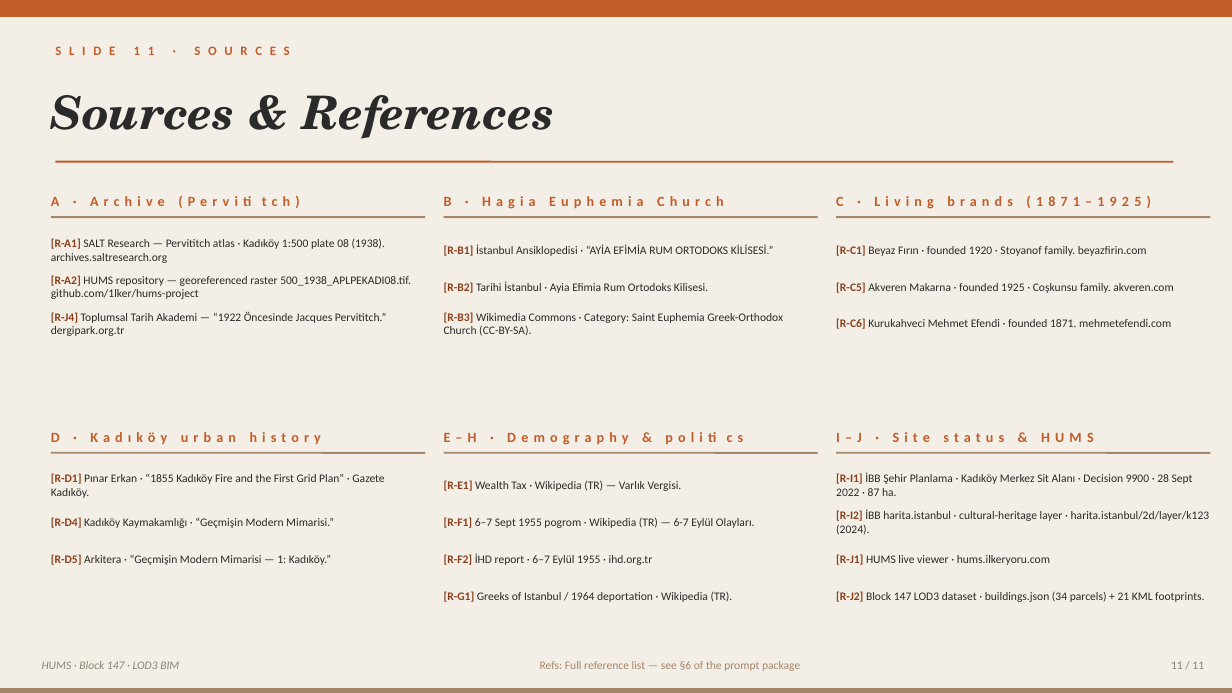
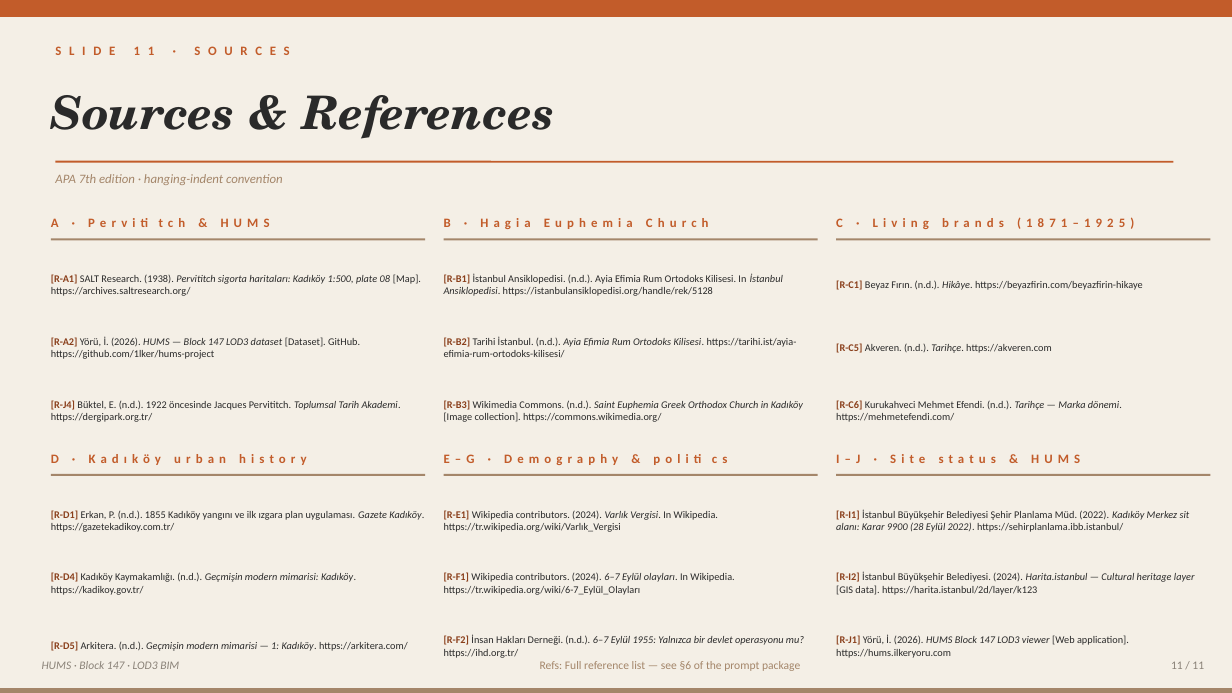
Before and after one commit to 1lker/hums-project, a slide deck: slide 11 of Block147_HUMS_EN.pptx. Drawn at 1232x693 pixels with LibreOffice and Linux fonts; fonts in the diff are those of the drawing. Boxes give left, top, right and bottom in pixels: in the first picture for what was removed or moved away, otherwise in the second. Text is boxed around its words. In the diff, an @@ line names an element or a change of style, - is before the commit and + after.

```diff
--- a/Block147_HUMS_EN.pptx
+++ b/Block147_HUMS_EN.pptx
@@ text added at (x1=55, y1=174, x2=283, y2=185), 10 pt, text #A4866A, italic @@
+APA 7th edition · hanging-indent convention
@@ 4 texts moved together from (x1=51, y1=196, x2=1150, y2=445) to (x1=51, y1=217, x2=1134, y2=465) @@
@@ size 11 to 10 pt in 4 elements at (x1=836, y1=217, x2=1134, y2=229), (x1=51, y1=454, x2=226, y2=465), (x1=836, y1=454, x2=1080, y2=463), (x1=444, y1=218, x2=709, y2=229) @@
@@ text at (x1=51, y1=218, x2=215, y2=345): text changed; size 11 to 10 pt @@
-A · Archive (Pervititch)
+A · Pervititch & HUMS
@@ 6 lines moved together from (x1=51, y1=217, x2=1211, y2=453) to (x1=51, y1=239, x2=1211, y2=475) @@
@@ text at (x1=51, y1=274, x2=421, y2=296): text changed; size 9 to 8 pt @@
-[R-A1] SALT Research — Pervititch atlas · Kadıköy 1:500 plate 08 (1938). archives.saltresearch.org
+[R-A1] SALT Research. (1938). Pervititch sigorta haritaları: Kadıköy 1:500, plate 08 [Map]. https://archives.saltresearch.org/
@@ text at (x1=444, y1=274, x2=783, y2=296): text changed; size 9 to 8 pt @@
-[R-B1] İstanbul Ansiklopedisi · “AYİA EFİMİA RUM ORTODOKS KİLİSESİ.”
+[R-B1] İstanbul Ansiklopedisi. (n.d.). Ayia Efimia Rum Ortodoks Kilisesi. In İstanbul Ansiklopedisi. https://istanbulansiklopedisi.org/handle/rek/5128
@@ text at (x1=836, y1=280, x2=1143, y2=290): text changed; size 9 to 8 pt @@
-[R-C1] Beyaz Fırın · founded 1920 · Stoyanof family. beyazfirin.com
+[R-C1] Beyaz Fırın. (n.d.). Hikâye. https://beyazfirin.com/beyazfirin-hikaye
@@ text at (x1=51, y1=337, x2=360, y2=359): text changed; size 9 to 8 pt @@
-[R-A2] HUMS repository — georeferenced raster 500_1938_APLPEKADI08.tif. github.com/1lker/hums-project
+[R-A2] Yörü, İ. (2026). HUMS — Block 147 LOD3 dataset [Dataset]. GitHub. https://github.com/1lker/hums-project
@@ text at (x1=444, y1=337, x2=797, y2=357): text changed; size 9 to 8 pt @@
-[R-B2] Tarihi İstanbul · Ayia Efimia Rum Ortodoks Kilisesi.
+[R-B2] Tarihi İstanbul. (n.d.). Ayia Efimia Rum Ortodoks Kilisesi. https://tarihi.ist/ayia-efimia-rum-ortodoks-kilisesi/
@@ text at (x1=836, y1=343, x2=1052, y2=353): text changed; size 9 to 8 pt @@
-[R-C5] Akveren Makarna · founded 1925 · Coşkunsu family. akveren.com
+[R-C5] Akveren. (n.d.). Tarihçe. https://akveren.com
@@ text at (x1=51, y1=400, x2=401, y2=422): text changed; size 9 to 8 pt @@
-[R-J4] Toplumsal Tarih Akademi — “1922 Öncesinde Jacques Pervititch.” dergipark.org.tr
+[R-J4] Büktel, E. (n.d.). 1922 öncesinde Jacques Pervititch. Toplumsal Tarih Akademi. https://dergipark.org.tr/
@@ text at (x1=444, y1=400, x2=803, y2=422): text changed; size 9 to 8 pt @@
-[R-B3] Wikimedia Commons · Category: Saint Euphemia Greek-Orthodox Church (CC-BY-SA).
+[R-B3] Wikimedia Commons. (n.d.). Saint Euphemia Greek Orthodox Church in Kadıköy [Image collection]. https://commons.wikimedia.org/
@@ text at (x1=836, y1=400, x2=1122, y2=422): text changed; size 9 to 8 pt @@
-[R-C6] Kurukahveci Mehmet Efendi · founded 1871. mehmetefendi.com
+[R-C6] Kurukahveci Mehmet Efendi. (n.d.). Tarihçe — Marka dönemi. https://mehmetefendi.com/
@@ text at (x1=444, y1=454, x2=618, y2=465): text changed; size 11 to 10 pt @@
-E–H · Demography & politics
+E–G · Demography & politics
@@ text at (x1=836, y1=509, x2=1190, y2=532): text changed; size 9 to 8 pt @@
-[R-I1] İBB Şehir Planlama · Kadıköy Merkez Sit Alanı · Decision 9900 · 28 Sept 2022 · 87 ha.
+[R-I1] İstanbul Büyükşehir Belediyesi Şehir Planlama Müd. (2022). Kadıköy Merkez sit alanı: Karar 9900 (28 Eylül 2022). https://sehirplanlama.ibb.istanbul/
@@ text at (x1=51, y1=510, x2=424, y2=532): text changed; size 9 to 8 pt @@
-[R-D1] Pınar Erkan · “1855 Kadıköy Fire and the First Grid Plan” · Gazete Kadıköy.
+[R-D1] Erkan, P. (n.d.). 1855 Kadıköy yangını ve ilk ızgara plan uygulaması. Gazete Kadıköy. https://gazetekadikoy.com.tr/
@@ text at (x1=444, y1=510, x2=718, y2=532): text changed; size 9 to 8 pt @@
-[R-E1] Wealth Tax · Wikipedia (TR) — Varlık Vergisi.
+[R-E1] Wikipedia contributors. (2024). Varlık Vergisi. In Wikipedia. https://tr.wikipedia.org/wiki/Varlık_Vergisi
@@ text at (x1=51, y1=572, x2=356, y2=595): text changed; size 9 to 8 pt @@
-[R-D4] Kadıköy Kaymakamlığı · “Geçmişin Modern Mimarisi.”
+[R-D4] Kadıköy Kaymakamlığı. (n.d.). Geçmişin modern mimarisi: Kadıköy. https://kadikoy.gov.tr/
@@ text at (x1=444, y1=572, x2=734, y2=595): text changed; size 9 to 8 pt @@
-[R-F1] 6–7 Sept 1955 pogrom · Wikipedia (TR) — 6-7 Eylül Olayları.
+[R-F1] Wikipedia contributors. (2024). 6–7 Eylül olayları. In Wikipedia. https://tr.wikipedia.org/wiki/6-7_Eylül_Olayları
@@ text removed at (x1=444, y1=591, x2=733, y2=602) @@
-[R-G1] Greeks of Istanbul / 1964 deportation · Wikipedia (TR).
@@ text at (x1=836, y1=572, x2=1195, y2=595): text changed; size 9 to 8 pt @@
-[R-I2] İBB harita.istanbul · cultural-heritage layer · harita.istanbul/2d/layer/k123 (2024).
+[R-I2] İstanbul Büyükşehir Belediyesi. (2024). Harita.istanbul — Cultural heritage layer [GIS data]. https://harita.istanbul/2d/layer/k123
@@ text removed at (x1=836, y1=591, x2=1204, y2=602) @@
-[R-J2] Block 147 LOD3 dataset · buildings.json (34 parcels) + 21 KML footprints.
@@ text at (x1=51, y1=641, x2=408, y2=651): text changed; size 9 to 8 pt @@
-[R-D5] Arkitera · “Geçmişin Modern Mimarisi — 1: Kadıköy.”
+[R-D5] Arkitera. (n.d.). Geçmişin modern mimarisi — 1: Kadıköy. https://arkitera.com/
@@ text at (x1=444, y1=635, x2=804, y2=658): text changed; size 9 to 8 pt @@
-[R-F2] İHD report · 6–7 Eylül 1955 · ihd.org.tr
+[R-F2] İnsan Hakları Derneği. (n.d.). 6–7 Eylül 1955: Yalnızca bir devlet operasyonu mu? https://ihd.org.tr/
@@ text at (x1=836, y1=635, x2=1129, y2=658): text changed; size 9 to 8 pt @@
-[R-J1] HUMS live viewer · hums.ilkeryoru.com
+[R-J1] Yörü, İ. (2026). HUMS Block 147 LOD3 viewer [Web application]. https://hums.ilkeryoru.com
```
Also in this commit, not shown: 3 other slides changed, 2 other files.
